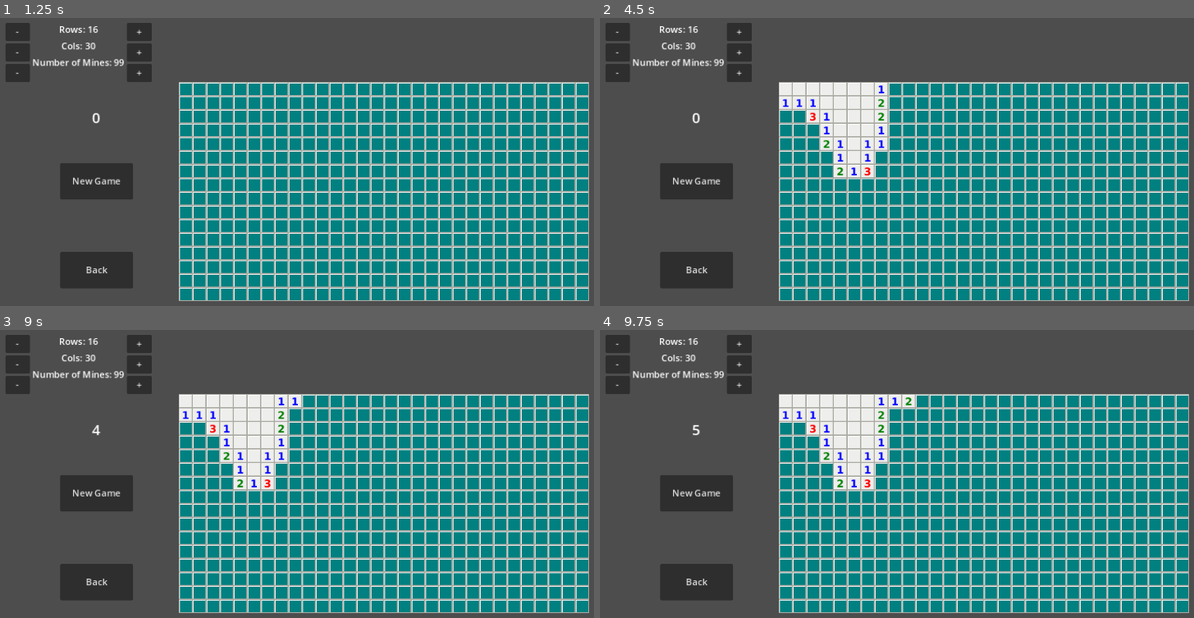
Above: before the commit, frames 1-4 (two rows, left to right).
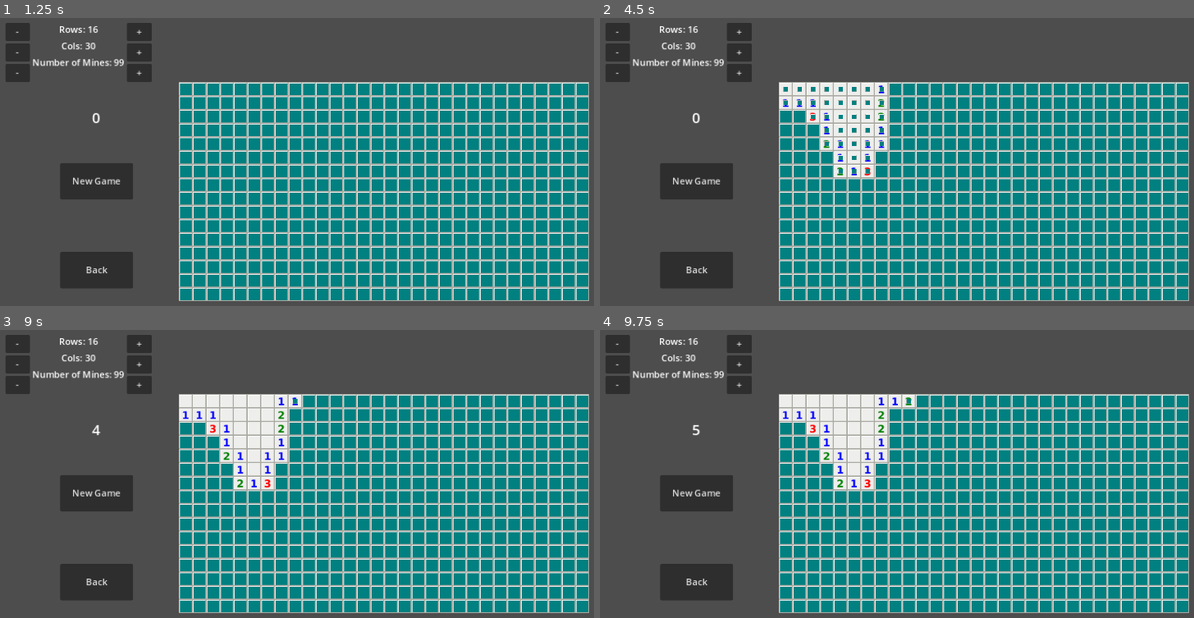
Above: after the commit, the same moments.

Repository: PudWin14/Go_Minas
Game: Godot game, scene res://Scenes/main.tscn
Two runs of this game, one before a commit and one after it. Both use one fixed random seed, a clock stepped at 60 frames per second and the inputs below.
Inputs (mouse positions are in pixels of both pictures, inside the frame that each line leads up to):
- Up to frame 1 (1.25 s): click "Hard" at 0.5 s
- Up to frame 2 (4.5 s): click (784, 90) at 1.25 s; click (801, 90) at 2.02 s; click (813, 90) at 2.77 s; click "New Game" at 3.5 s; click (784, 90) at 4.27 s
- Up to frame 3 (9 s): click (225, 402) at 5.02 s; click (237, 402) at 5.77 s; click (255, 402) at 6.52 s; click (267, 402) at 7.27 s; click (279, 402) at 8.02 s; click (297, 402) at 8.77 s
- Up to frame 4 (9.75 s): click (908, 402) at 9.52 s

Frame 1 is identical in both runs. In frame 2, 0.5% of the frame differs, in the area x 30-48%, y 23-55%; in frame 3, less than 0.1%; in frame 4, less than 0.1%.

Commit message:
Added animation to uncover cell

Diff:
--- a/Scenes/cell.gd
+++ b/Scenes/cell.gd
@@ -60,35 +60,34 @@
 			game_over.emit()
 		0:
 			texture = GlobalVariables.texture0
-			click.emit()
 			click_around.emit(my_pos)
 		1:
 			texture = GlobalVariables.texture1
-			click.emit()
 		2:
 			texture = GlobalVariables.texture2
-			click.emit()
 		3:
 			texture = GlobalVariables.texture3
-			click.emit()
 		4:
 			texture = GlobalVariables.texture4
-			click.emit()
 		5:
 			texture = GlobalVariables.texture5
-			click.emit()
 		6:
 			texture = GlobalVariables.texture6
-			click.emit()
 		7:
 			texture = GlobalVariables.texture7
-			click.emit()
 		8:
 			texture = GlobalVariables.texture8
-			click.emit()
 
 	texture_normal = texture
+	if is_mine != -1:
+		click.emit()
+		play_animation()
 
+func play_animation():
+	$TextureRect.show()
+	$AnimationPlayer.play("uncover_cell")
+	await $AnimationPlayer.animation_finished
+	$TextureRect.queue_free()
 
 func clear_around():
 	find_around_status.emit(my_pos)
--- a/Scenes/cell.tscn
+++ b/Scenes/cell.tscn
@@ -1,7 +1,44 @@
-[gd_scene load_steps=3 format=3 uid="uid://bptujboy47ko7"]
+[gd_scene load_steps=6 format=3 uid="uid://bptujboy47ko7"]
 
 [ext_resource type="Texture2D" uid="uid://bk1i4xqa1w222" path="res://Assets/Minesweeper_LAZARUS_21x21_unexplored.png" id="1_0hng6"]
 [ext_resource type="Script" path="res://Scenes/cell.gd" id="1_uwty1"]
+
+[sub_resource type="Animation" id="Animation_w58ti"]
+length = 0.001
+tracks/0/type = "value"
+tracks/0/imported = false
+tracks/0/enabled = true
+tracks/0/path = NodePath("TextureRect:scale")
+tracks/0/interp = 1
+tracks/0/loop_wrap = true
+tracks/0/keys = {
+"times": PackedFloat32Array(0),
+"transitions": PackedFloat32Array(1),
+"update": 0,
+"values": [Vector2(1, 1)]
+}
+
+[sub_resource type="Animation" id="Animation_gjhnf"]
+resource_name = "uncover_cell"
+length = 0.5
+tracks/0/type = "value"
+tracks/0/imported = false
+tracks/0/enabled = true
+tracks/0/path = NodePath("TextureRect:scale")
+tracks/0/interp = 1
+tracks/0/loop_wrap = true
+tracks/0/keys = {
+"times": PackedFloat32Array(0, 0.5),
+"transitions": PackedFloat32Array(0.307786, 0.307786),
+"update": 0,
+"values": [Vector2(1, 1), Vector2(1e-05, 1e-05)]
+}
+
+[sub_resource type="AnimationLibrary" id="AnimationLibrary_jqtje"]
+_data = {
+"RESET": SubResource("Animation_w58ti"),
+"uncover_cell": SubResource("Animation_gjhnf")
+}
 
 [node name="Cell" type="TextureButton"]
 process_mode = 1
@@ -18,4 +55,27 @@
 stretch_mode = 0
 script = ExtResource("1_uwty1")
 
+[node name="TextureRect" type="TextureRect" parent="."]
+visible = false
+layout_mode = 1
+anchors_preset = 8
+anchor_left = 0.5
+anchor_top = 0.5
+anchor_right = 0.5
+anchor_bottom = 0.5
+offset_left = -12.0
+offset_top = -12.0
+offset_right = 12.0
+offset_bottom = 12.0
+grow_horizontal = 2
+grow_vertical = 2
+pivot_offset = Vector2(12, 12)
+texture = ExtResource("1_0hng6")
+expand_mode = 1
+
+[node name="AnimationPlayer" type="AnimationPlayer" parent="."]
+libraries = {
+"": SubResource("AnimationLibrary_jqtje")
+}
+
 [connection signal="toggled" from="." to="." method="_on_toggled"]
--- a/Scenes/game.gd
+++ b/Scenes/game.gd
@@ -41,11 +41,8 @@
 		time = 0
 		$HUD.update_time(time)
 
-#	uncover_cell(pos)
 	if win_check():
-#		restart_game()
-		get_tree().paused = true
-
+		$Timer.stop()
 
 
 
